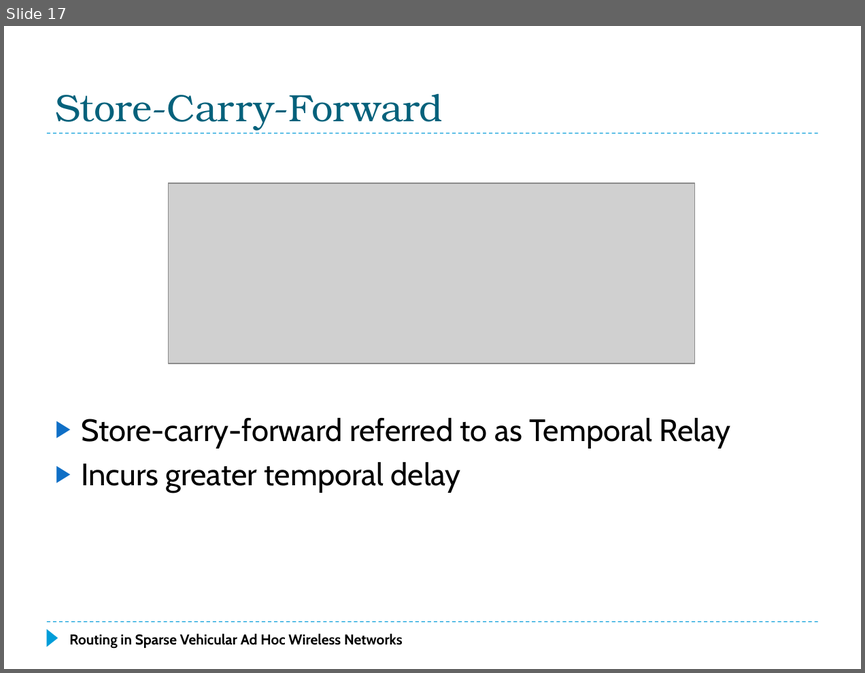
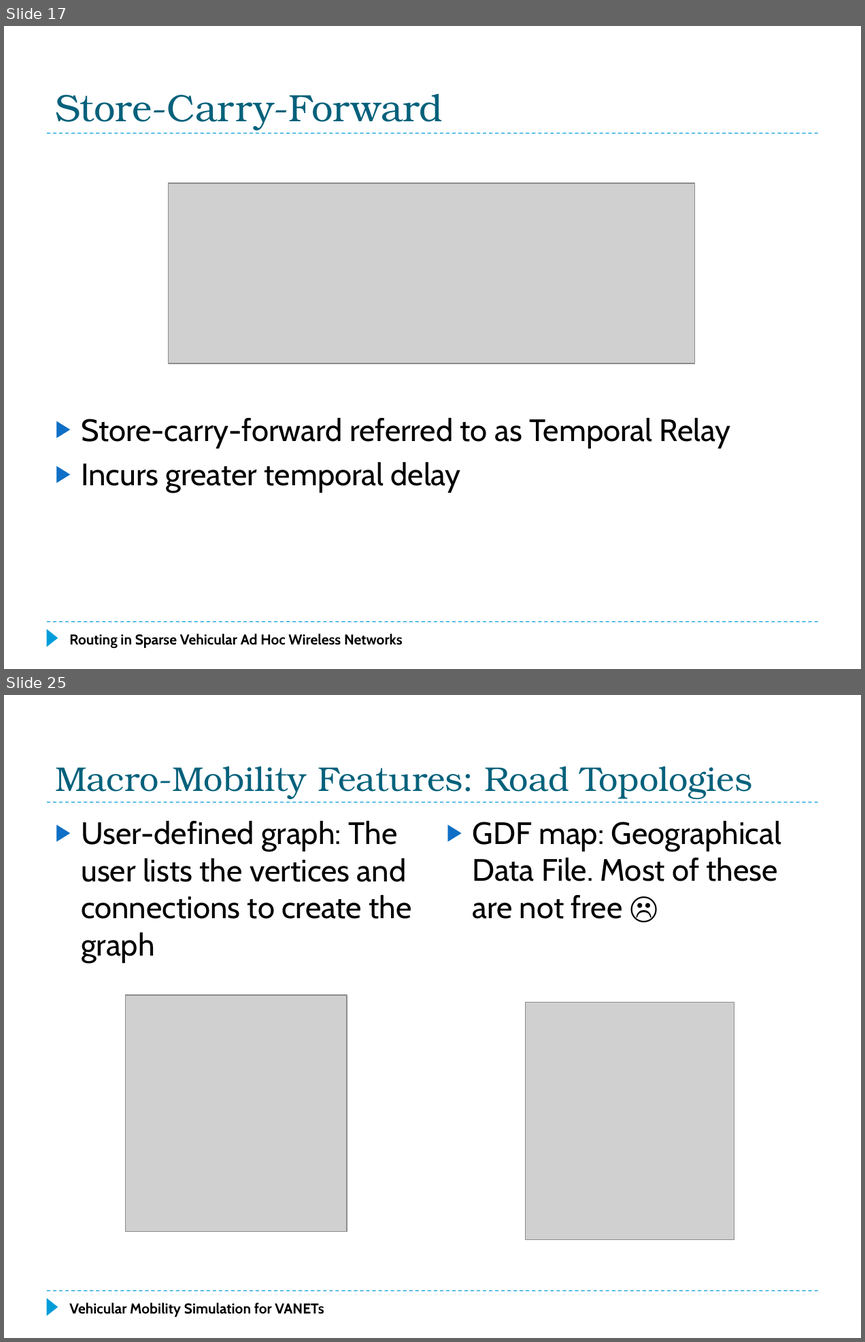
Before and after one commit to f33losopher/EEMaster_VANET, a slide deck: VANET_Felix.pptx. Shown one above the other, each under a label of ours: slide 17 before the commit, slides 17 and 25 after it; the slides between them are not shown. The pictures are 865x673 and 865x1342 pixels, drawn with LibreOffice and Linux fonts; fonts in the diff are those of the drawing; grey boxes stand for pictures. Boxes give left, top, right and bottom in pixels: in the first picture for what was removed or moved away, otherwise in the second. Text is boxed around its words. In the diff, an @@ line names an element or a change of style, - is before the commit and + after.

```diff
--- a/VANET_Felix.pptx
+++ b/VANET_Felix.pptx
@@ slide 25 added at (4, 695, 861, 1338), background #FFFFFF; not listed: 3 template elements that a slide beside it also shows @@
@@ title added at (55, 766, 753, 798), 28.8 pt, text #04617B @@
+Macro-Mobility Features: Road Topologies
@@ text added at (81, 821, 411, 963), 26 pt, text #000000 @@
+▶ User-defined graph: The user lists the vertices and connections to create the graph
@@ text added at (472, 821, 781, 919), 26 pt, text #000000 @@
+▶ GDF map: Geographical Data File. Most of these are not free ☹
@@ picture added at (126, 995, 347, 1232) @@
@@ picture added at (525, 1002, 734, 1239) @@
@@ text added at (69, 1302, 324, 1317), 12 pt, text #000000, bold @@
+Vehicular Mobility Simulation for VANETs
```
Also in this commit, not shown: 1 slide changed, 10 other slides added, 7 slides removed, 1 other file.
